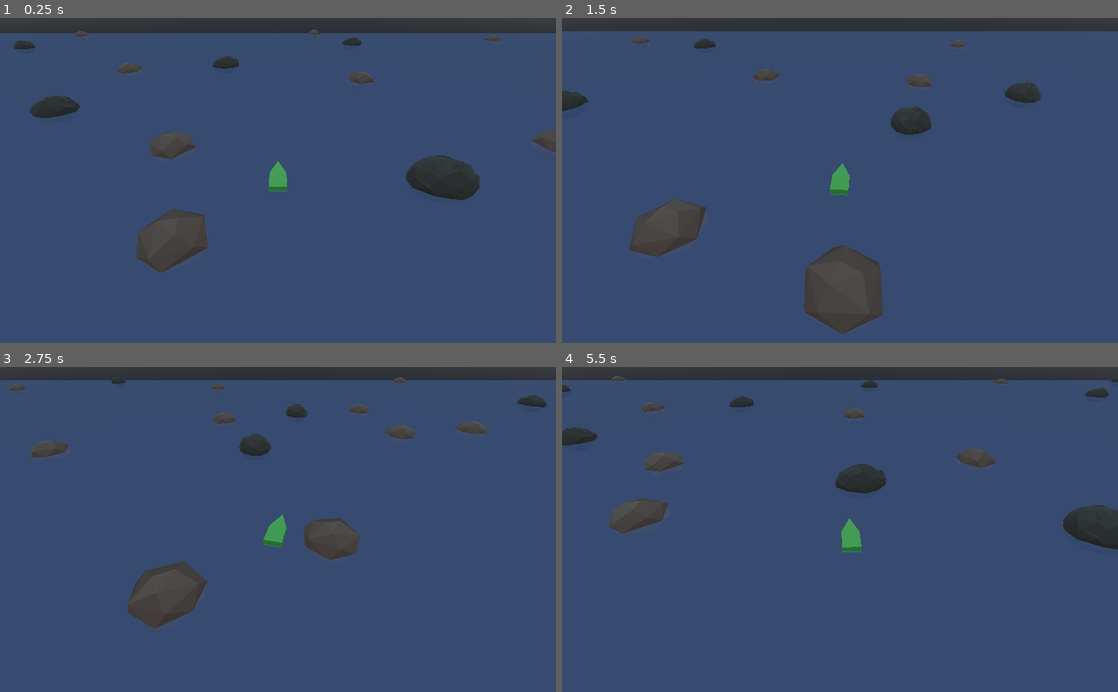
Above: before the commit, frames 1-4 (two rows, left to right).
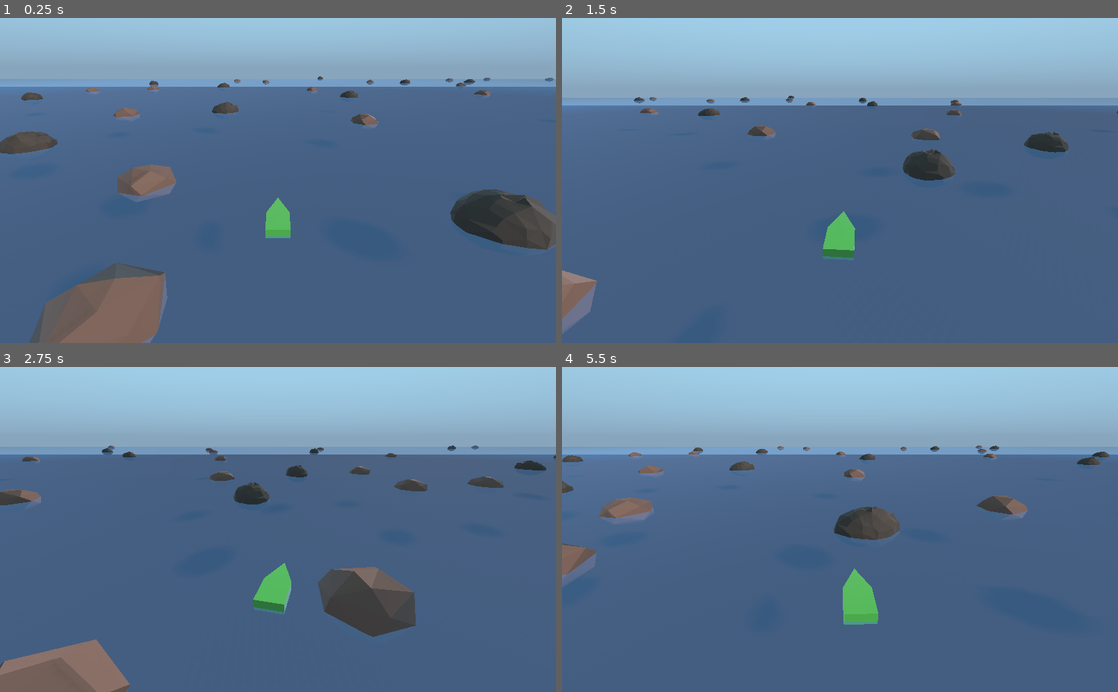
Above: after the commit, the same moments.

Repository: oparisy/Alakajam10
Game: Godot game, scene res://Main.tscn
Same seed, same stepped clock (60 frames per second), same inputs: the game is played once before the commit and once after it.
Inputs:
- Up to frame 1 (0.25 s): no input
- Up to frame 2 (1.5 s): hold Right (rotate_right) 0.53-1.28 s; hold Down (backward) from 1.28 s (still down)
- Up to frame 3 (2.75 s): release Down (backward) at 2.03 s; hold Right (rotate_right) from 2.03 s (still down)
- Up to frame 4 (5.5 s): release Right (rotate_right) at 2.78 s; hold Up (forward) 2.78-3.53 s; hold Left (rotate_left) 3.53-5.03 s; hold Down (backward) from 5.03 s (still down)

The runs differ from the first frame. In frame 1, 50% of the frame differs, in the area x 0-100%, y 0-100%; in frame 2, 43%; in frame 3, 39%; in frame 4, 47%.

Commit message:
Environment tuning

Diff:
--- a/ChaosLagoons/Main.tscn
+++ b/ChaosLagoons/Main.tscn
@@ -6,11 +6,13 @@
 [ext_resource path="res://Main.gd" type="Script" id=4]
 
 [node name="Main" type="Spatial"]
+transform = Transform( 1, 0, 0, 0, 1, 0, 0, 0, 1, 0, 0, 0 )
 script = ExtResource( 4 )
 
 [node name="InterpolatedCamera" type="InterpolatedCamera" parent="."]
 transform = Transform( 1, 0, 0, 0, 0.78843, 0.615125, 0, -0.615125, 0.78843, 0, 13.6492, 16.4854 )
 current = true
+far = 200.0
 target = NodePath("../PlayerBody/CamTarget")
 speed = 5.0
 enabled = true
@@ -22,8 +24,14 @@
 [node name="PlayerBody" parent="." instance=ExtResource( 1 )]
 
 [node name="CamTarget" type="Position3D" parent="PlayerBody"]
-transform = Transform( 1, 0, 0, 0, 0.773276, 0.634069, 0, -0.634069, 0.773276, 0, 13.6452, 16.4309 )
+transform = Transform( 1, 0, 0, 0, 0.929046, 0.369956, 0, -0.369956, 0.929046, 0, 8.06906, 11.1482 )
 
 [node name="FakeCamera" type="Camera" parent="PlayerBody/CamTarget"]
+transform = Transform( 1, 0, 0, 0, 1, 0, 0, 0, 1, 0, 0, 0 )
 
 [node name="Water" parent="PlayerBody" instance=ExtResource( 3 )]
+
+[node name="Sun" type="DirectionalLight" parent="."]
+transform = Transform( 0.755636, 1.40748e-09, 0.654992, -0.481936, 0.67721, 0.55599, -0.443567, -0.73579, 0.511724, 10.5744, 20.7992, 8.73918 )
+shadow_enabled = true
+directional_shadow_blend_splits = true
--- a/ChaosLagoons/Water.tscn
+++ b/ChaosLagoons/Water.tscn
@@ -1,14 +1,26 @@
-[gd_scene load_steps=3 format=2]
+[gd_scene load_steps=5 format=2]
 
-[sub_resource type="SpatialMaterial" id=2]
+[sub_resource type="SpatialMaterial" id=1]
 flags_transparent = true
-albedo_color = Color( 0.443137, 0.494118, 0.67451, 0.392157 )
+flags_do_not_receive_shadows = true
+albedo_color = Color( 0.305882, 0.494118, 0.678431, 0.423529 )
 
-[sub_resource type="PlaneMesh" id=1]
-material = SubResource( 2 )
+[sub_resource type="PlaneMesh" id=2]
+material = SubResource( 1 )
 size = Vector2( 2000, 2000 )
+
+[sub_resource type="PlaneMesh" id=3]
+size = Vector2( 2500, 2500 )
+
+[sub_resource type="SpatialMaterial" id=4]
+albedo_color = Color( 0.247059, 0.156863, 0.0980392, 1 )
 
 [node name="Water" type="Spatial"]
 
 [node name="WaterSurface" type="CSGMesh" parent="."]
-mesh = SubResource( 1 )
+mesh = SubResource( 2 )
+
+[node name="Ground" type="MeshInstance" parent="."]
+transform = Transform( 1, 0, 0, 0, 1, 0, 0, 0, 1, 0, -5.77094, 0 )
+mesh = SubResource( 3 )
+material/0 = SubResource( 4 )
--- a/ChaosLagoons/default_env.tres
+++ b/ChaosLagoons/default_env.tres
@@ -1,7 +1,17 @@
 [gd_resource type="Environment" load_steps=2 format=2]
 
 [sub_resource type="ProceduralSky" id=1]
+sky_horizon_color = Color( 0.533333, 0.65098, 0.741176, 1 )
+ground_bottom_color = Color( 0.533333, 0.65098, 0.741176, 1 )
+ground_horizon_color = Color( 0.533333, 0.65098, 0.741176, 1 )
+ground_curve = 0.0246229
 
 [resource]
 background_mode = 2
 background_sky = SubResource( 1 )
+ambient_light_sky_contribution = 0.69
+fog_enabled = true
+fog_color = Color( 0.266667, 0.423529, 0.576471, 1 )
+fog_depth_begin = 200.0
+fog_depth_end = 400.0
+fog_depth_curve = 0.615572
Not shown, added: blender/rock2.blend
Not shown, changed: notes/journal.txt
Not shown, changed: notes/plan.txt
Not shown, changed: notes/time.txt
